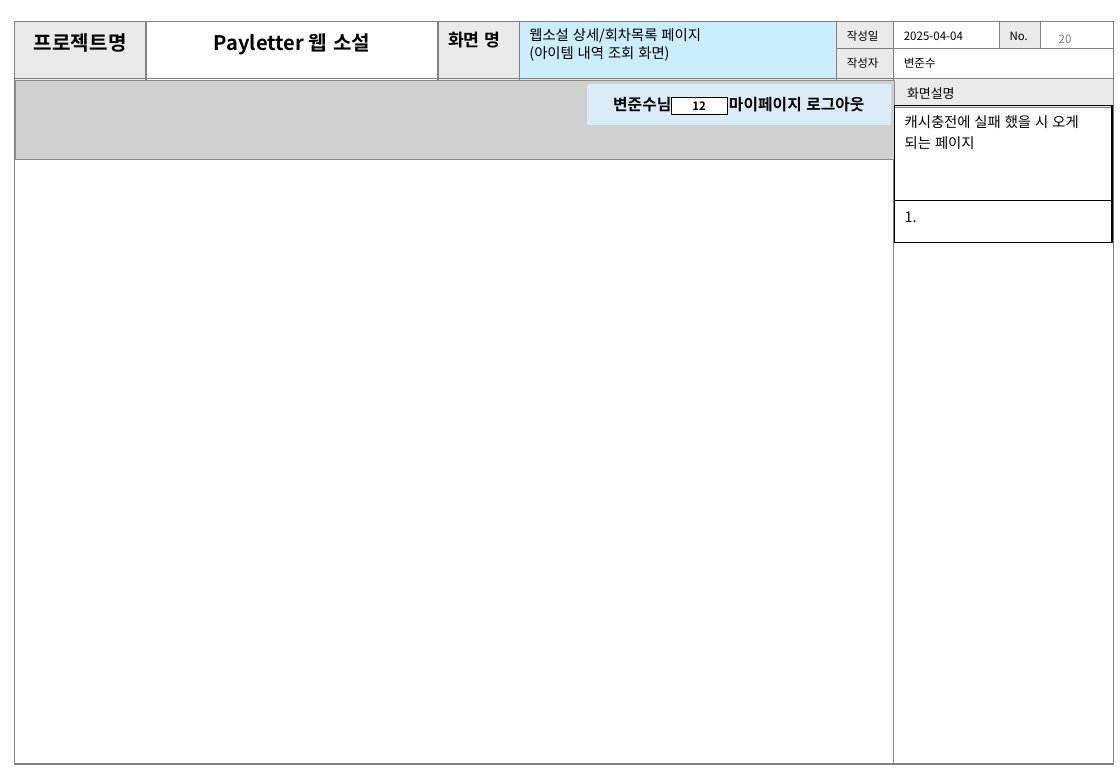
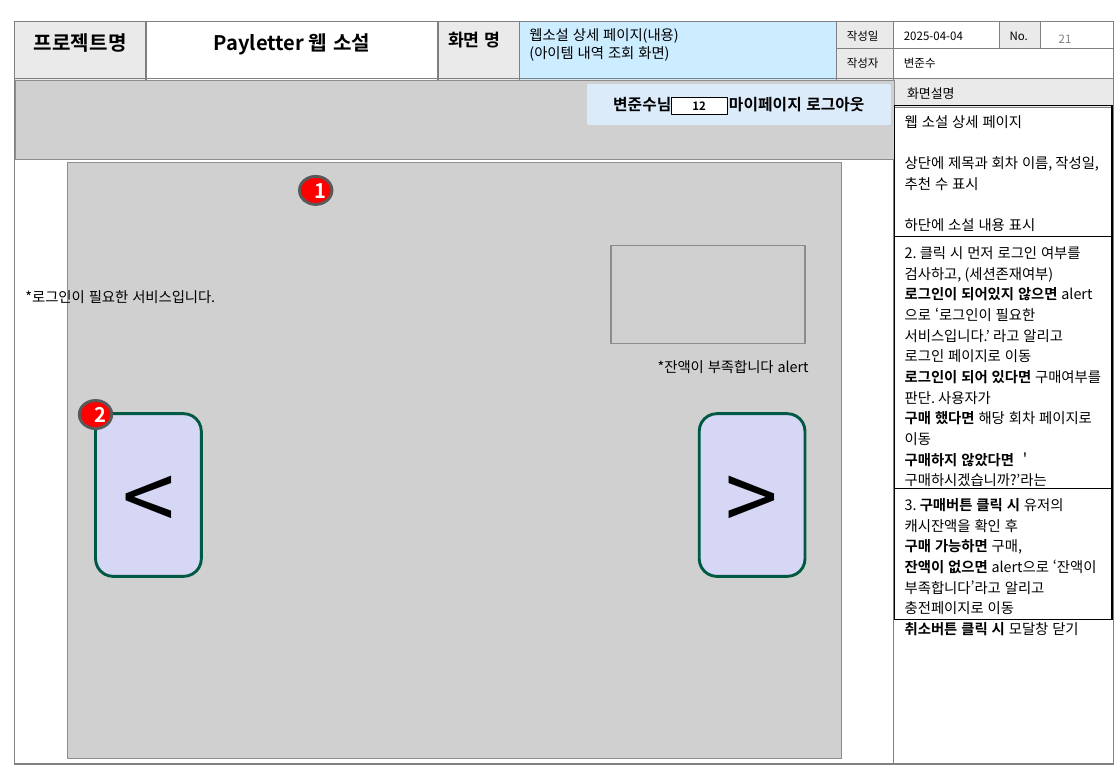
Before and after one commit to joons97/jsp_prj, a slide deck: slide 22 of 기획안_변준수.pptx (slide 21 before the commit). Drawn at 1120x775 pixels with LibreOffice and Linux fonts; fonts in the diff are those of the drawing; grey boxes stand for pictures; background and template pictures are left out. Boxes give left, top, right and bottom in pixels: in the first picture for what was removed or moved away, otherwise in the second. Text is boxed around its words. In the diff, an @@ line names an element or a change of style, - is before the commit and + after.

```diff
--- a/기획안_변준수.pptx
+++ b/기획안_변준수.pptx
@@ text at (529, 28, 678, 43): text changed @@
-웹소설 상세/회차목록 페이지
+웹소설 상세 페이지(내용)
@@ page number at (1059, 34, 1072, 43): text changed @@
-20
+21
@@ table at (895, 105, 1113, 640) @@
-row 1: 캐시충전에 실패 했을 시 오게 되는 페이지
-row 2: 1.
+row 1: 웹 소설 상세 페이지 / 상단에 제목과 회차 이름, 작성일, 추천 수 표시 / 하단에 소설 내용 표시
+row 2: 2. 클릭 시 먼저 로그인 여부를 검사하고, (세션존재여부) / 로그인이 되어있지 않으면 alert으로 ‘로그인이 필요한 서비스입니다.’ 라고 알리고 로그인 페이지로 이동 / 로그인이 되어 있다면 구매여부를 판단. 사용자가 / 구매 했다면 해당 회차 페이지로 이동 / 구매하지 않았다면 ＇구매하시겠습니까?’라는 모달창이 뜨고구매/취소 버튼이 활성화
+row 3: 3. 구매버튼 클릭 시 유저의 캐시잔액을 확인 후 / 구매 가능하면 구매, / 잔액이 없으면 alert으로 ‘잔액이 부족합니다’라고 알리고 충전페이지로 이동 / 취소버튼 클릭 시 모달창 닫기
@@ picture added at (68, 162, 843, 759) @@
@@ ellipse added at (300, 177, 332, 205), fill #FF0000, outline #595959 2 pt, 14 pt, text #FFFFFF, bold @@
+1
@@ picture added at (611, 246, 806, 344) @@
@@ text added at (25, 288, 215, 307), 10 pt, text #000000 @@
+*로그인이 필요한 서비스입니다.
@@ text added at (658, 360, 809, 373), 10 pt, text #000000 @@
+*잔액이 부족합니다 alert
@@ ellipse added at (80, 401, 112, 429), fill #FF0000, outline #595959 2 pt, 14 pt, text #FFFFFF, bold @@
+2
@@ rounded rectangle added at (95, 414, 201, 576), fill #D6D6F5, outline #005943 2 pt, 66 pt, text #000000 @@
+<
@@ rounded rectangle added at (699, 414, 805, 576), fill #D6D6F5, outline #005943 2 pt, 66 pt, text #000000 @@
+>
```
Also in this commit, not shown: 13 other slides changed, 14 slides added, 3 slides removed.
